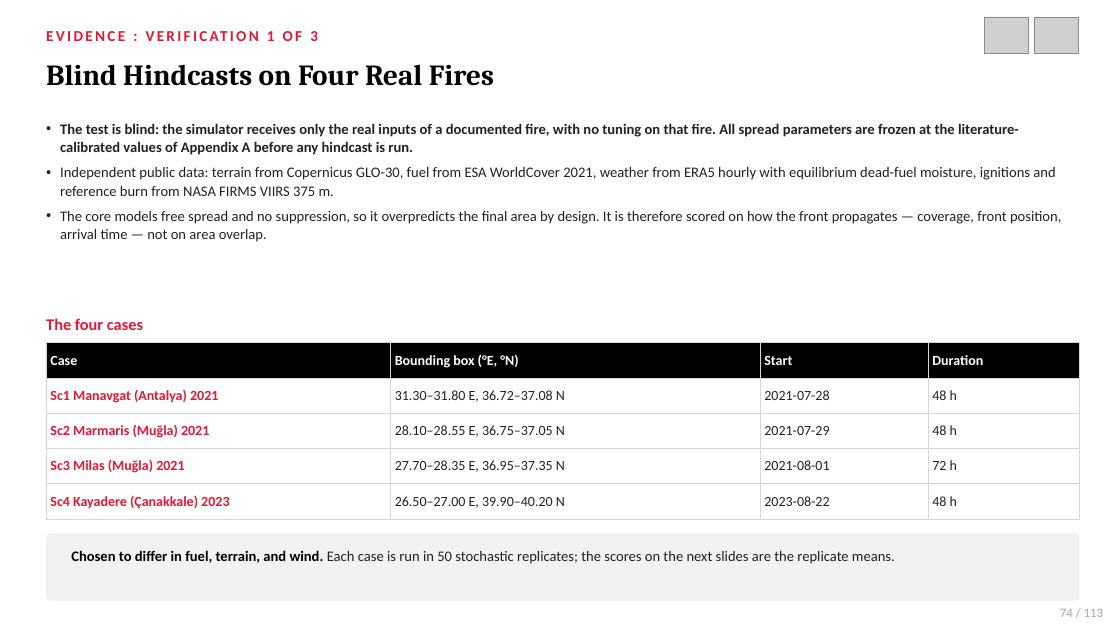
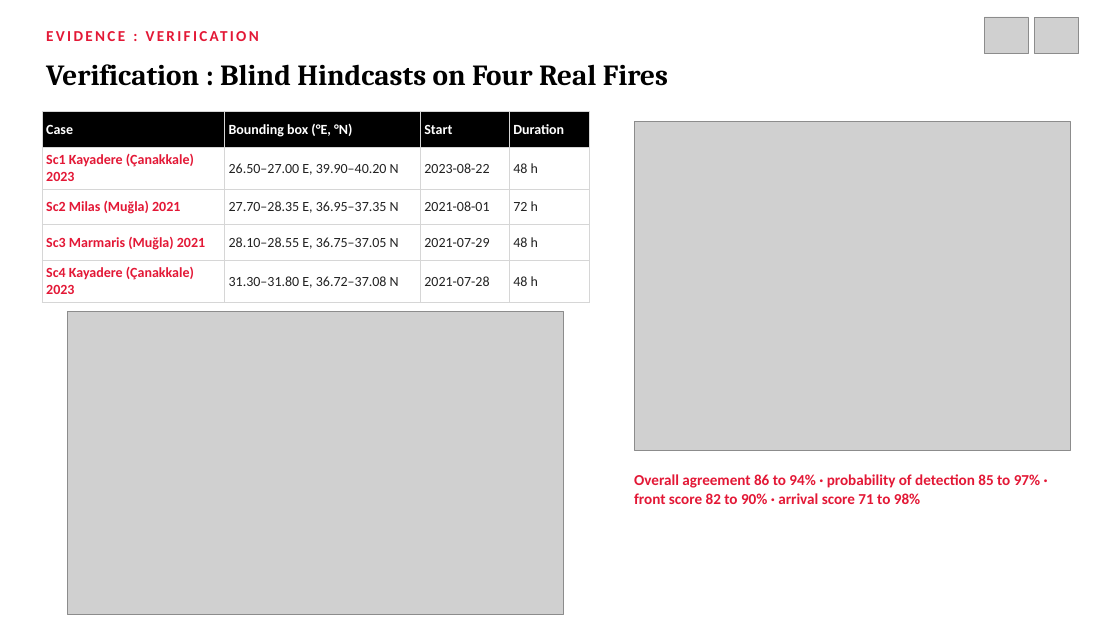
Before and after one commit to northwind13/Enhanced_DSS, a slide deck: slide 70 of 01_Thesis/DisasterAware_Presentation.pptx (slide 74 before the commit). Drawn at 1120x630 pixels with LibreOffice and Linux fonts; fonts in the diff are those of the drawing; grey boxes stand for pictures. Boxes give left, top, right and bottom in pixels: in the first picture for what was removed or moved away, otherwise in the second. Text is boxed around its words. In the diff, an @@ line names an element or a change of style, - is before the commit and + after.

```diff
--- a/01_Thesis/DisasterAware_Presentation.pptx
+++ b/01_Thesis/DisasterAware_Presentation.pptx
@@ text at <box>46,64,199,86</box>: text changed @@
-EVIDENCE : VERIFICATION 1 OF 3
+EVIDENCE : VERIFICATION
@@ text at <box>220,64,668,86</box>: text changed @@
-Blind Hindcasts on Four Real Fires
+Verification : Blind Hindcasts on Four Real Fires
@@ table added at <box>42,112,589,302</box>, 5 rows, 4 columns @@
+Case | Bounding box (°E, °N) | Start | Duration
+Sc1 Kayadere (Çanakkale) 2023 | 26.50–27.00 E, 39.90–40.20 N | 2023-08-22 | 48 h
+Sc2 Milas (Muğla) 2021 | 27.70–28.35 E, 36.95–37.35 N | 2021-08-01 | 72 h
+Sc3 Marmaris (Muğla) 2021 | 28.10–28.55 E, 36.75–37.05 N | 2021-07-29 | 48 h
+Sc4 Kayadere (Çanakkale) 2023 | 31.30–31.80 E, 36.72–37.08 N | 2021-07-28 | 48 h
@@ text removed at <box>60,123,1061,242</box> @@
-• The test is blind: the simulator receives only the real inputs of a documented fire, with no tuning on that fire. All spread parameters are frozen at the literature-calibrated values of Appendix A before any hindcast is run.
-• Independent public data: terrain from Copernicus GLO-30, fuel from ESA WorldCover 2021, weather from ERA5 hourly with equilibrium dead-fuel moisture, ignitions and reference burn from NASA FIRMS VIIRS 375 m.
-• The core models free spread and no suppression, so it overpredicts the final area by design. It is therefore scored on how the front propagates — coverage, front position, arrival time — not on area overlap.
@@ picture added at <box>634,122,1071,450</box> @@
@@ text removed at <box>46,318,143,330</box> @@
-The four cases
@@ picture added at <box>67,312,564,615</box> @@
@@ table removed at <box>46,343,1080,519</box>, 5 rows, 4 columns @@
-Case | Bounding box (°E, °N) | Start | Duration
-Sc1 Manavgat (Antalya) 2021 | 31.30–31.80 E, 36.72–37.08 N | 2021-07-28 | 48 h
-Sc2 Marmaris (Muğla) 2021 | 28.10–28.55 E, 36.75–37.05 N | 2021-07-29 | 48 h
-Sc3 Milas (Muğla) 2021 | 27.70–28.35 E, 36.95–37.35 N | 2021-08-01 | 72 h
-Sc4 Kayadere (Çanakkale) 2023 | 26.50–27.00 E, 39.90–40.20 N | 2023-08-22 | 48 h
@@ text added at <box>634,474,1040,504</box>, 13 pt, text #E31836, bold @@
+Overall agreement 86 to 94% · probability of detection 85 to 97% · front score 82 to 90% · arrival score 71 to 98%
@@ rounded rectangle removed at <box>46,534,1080,601</box> @@
@@ text removed at <box>71,550,895,564</box> @@
-Chosen to differ in fuel, terrain, and wind. Each case is run in 50 stochastic replicates; the scores on the next slides are the replicate means.
@@ text removed at <box>1060,609,1104,617</box> @@
-74 / 113
```
Also in this commit, not shown: 67 other slides changed, 20 slides added, 44 slides removed, 15 other files.
